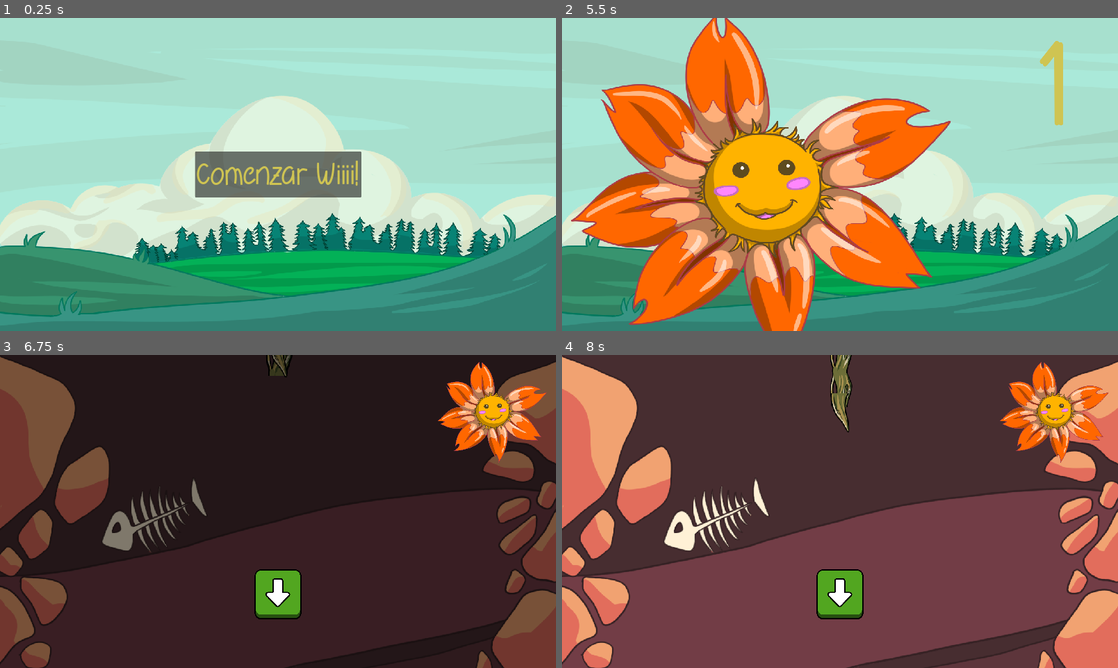
Above: before the commit, frames 1-4 (two rows, left to right).
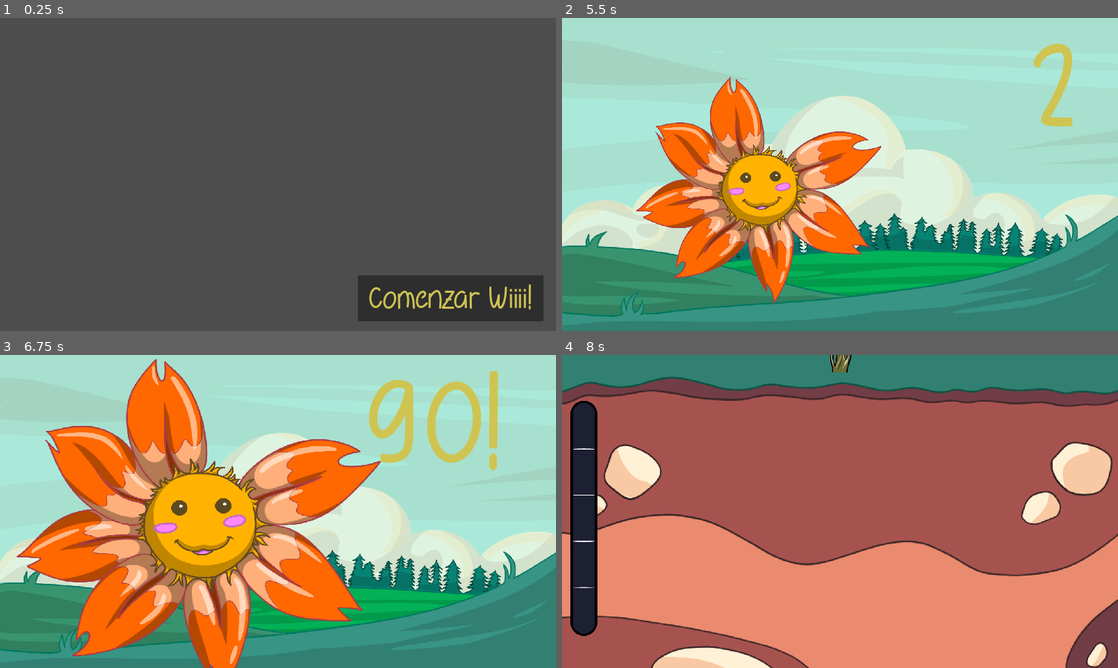
Above: after the commit, the same moments.

Repository: MatiasVME/flower-power
Game: Godot game, scene res://MainScreens/MainMenu/MainMenu.tscn
Same seed, same stepped clock (60 frames per second), same inputs: the game is played once before the commit and once after it. Video files are missing from this copy of the repository; at most half a second of black plays in their place.
Inputs:
- Up to frame 1 (0.25 s): no input
- Up to frame 2 (5.5 s): click "Comenzar Wiiii!" at 0.5 s; hold Right (ui_right) 1.28-2.03 s; hold Down (ui_down) 2.03-2.78 s; hold Right (ui_right) 2.78-4.28 s; hold Left (ui_left) from 4.28 s (still down)
- Up to frame 3 (6.75 s): release Left (ui_left) at 5.78 s; hold Down (ui_down) 5.78-6.53 s; hold Right (ui_right) from 6.53 s (still down)
- Up to frame 4 (8 s): keep holding Right (ui_right)

The runs differ from the first frame. In frame 1, 100% of the frame differs, in the area x 0-100%, y 0-100%; in frame 2, 34%; in frame 3, 100%; in frame 4, 97%.

Commit message:
Varios

Diff:
--- a/Autoload/Main.gd
+++ b/Autoload/Main.gd
@@ -6,6 +6,9 @@
 signal negative_effect()
 
 signal input_key(key) # left | down | right
+
+signal going_crazy()
+signal going_evil()
 
 var can_input := false
 
--- a/Autoload/MusicManager.gd
+++ b/Autoload/MusicManager.gd
@@ -1,7 +1,9 @@
 extends Node
 
+var current_music
 
 func play(music := "level"):
 	match music:
 		"level":
 			$Level.play()
+			current_music = $Level
--- a/Game/Background/Background.tscn
+++ b/Game/Background/Background.tscn
@@ -1,8 +1,40 @@
-[gd_scene load_steps=2 format=3 uid="uid://dmst15xi82uqn"]
+[gd_scene load_steps=7 format=3 uid="uid://dmst15xi82uqn"]
 
-[ext_resource type="Texture2D" uid="uid://dct34rghgvtsm" path="res://Game/Background/plantilla.png" id="1_76qyo"]
+[ext_resource type="Texture2D" uid="uid://b2vol74maphlf" path="res://Game/BackgroundLevel/01. Superior 1-transicion.png" id="1_wx28w"]
+[ext_resource type="Texture2D" uid="uid://dxh7ap2ndvqqr" path="res://Game/BackgroundLevel/02. Superior 2-tramo.png" id="2_n7vc1"]
+[ext_resource type="Texture2D" uid="uid://tacb7r5xfgjo" path="res://Game/BackgroundLevel/03. Intermedio 1-transicion.png" id="3_yeava"]
+[ext_resource type="Texture2D" uid="uid://b6ws5a4q8lq51" path="res://Game/BackgroundLevel/04. Intermedio 2-tramo.png" id="4_to7xp"]
+[ext_resource type="Texture2D" uid="uid://n42hbncf5awa" path="res://Game/BackgroundLevel/05. Profundo 1-transicion.png" id="5_3a1vb"]
+[ext_resource type="Texture2D" uid="uid://dcv77lfennnco" path="res://Game/BackgroundLevel/06. Profundo 2-tramo.png" id="6_5b3nt"]
 
-[node name="Background" type="Sprite2D"]
+[node name="Background" type="Node2D"]
 z_index = -1
-texture = ExtResource("1_76qyo")
+
+[node name="bg1" type="Sprite2D" parent="."]
+texture = ExtResource("1_wx28w")
 centered = false
+
+[node name="bg2" type="Sprite2D" parent="."]
+position = Vector2(0, 1280)
+texture = ExtResource("2_n7vc1")
+centered = false
+
+[node name="bg3" type="Sprite2D" parent="."]
+position = Vector2(0, 2560)
+texture = ExtResource("3_yeava")
+centered = false
+
+[node name="bg4" type="Sprite2D" parent="."]
+position = Vector2(0, 3840)
+texture = ExtResource("4_to7xp")
+centered = false
+
+[node name="bg5" type="Sprite2D" parent="."]
+position = Vector2(0, 5120)
+texture = ExtResource("5_3a1vb")
+centered = false
+
+[node name="bg6" type="Sprite2D" parent="."]
+position = Vector2(0, 6400)
+texture = ExtResource("6_5b3nt")
+centered = false
--- a/Game/Counter/Counter.gd
+++ b/Game/Counter/Counter.gd
@@ -1,8 +1,4 @@
 extends Node2D
-
-
-func _ready():
-	MusicManager.play()
 
 
 func _on_anim_animation_finished(anim_name):
--- a/Game/Counter/Counter.tscn
+++ b/Game/Counter/Counter.tscn
@@ -1,13 +1,18 @@
-[gd_scene load_steps=8 format=3 uid="uid://ocsnr11jg1jf"]
+[gd_scene load_steps=13 format=3 uid="uid://ocsnr11jg1jf"]
 
 [ext_resource type="Script" path="res://Game/Counter/Counter.gd" id="1_hjr0t"]
 [ext_resource type="Texture2D" uid="uid://d260r52vumjpx" path="res://Game/Background/Fondo1.png" id="1_nv8jp"]
 [ext_resource type="Texture2D" uid="uid://bdkaune0uhsge" path="res://Game/HUD/Flor/Flor feliz.png" id="2_ux3p6"]
+[ext_resource type="AudioStream" uid="uid://b8sl03y866yj3" path="res://Sound/1.ogg" id="4_8quac"]
 [ext_resource type="FontFile" uid="uid://l7nrw5flo473" path="res://Fonts/Sunflower.ttf" id="4_il4fd"]
+[ext_resource type="AudioStream" uid="uid://c7y5was0qwhy1" path="res://Sound/3.ogg" id="4_sw8j4"]
+[ext_resource type="AudioStream" uid="uid://dn6nusev6li4" path="res://Sound/ready.ogg" id="4_weorp"]
+[ext_resource type="AudioStream" uid="uid://dr6a6m6j4kf2n" path="res://Sound/2.ogg" id="5_k44qx"]
+[ext_resource type="AudioStream" uid="uid://bupjq7idjf4ni" path="res://Sound/go.ogg" id="7_q0tf8"]
 
 [sub_resource type="Animation" id="Animation_krqu0"]
 resource_name = "Counter"
-length = 6.0
+length = 7.0
 tracks/0/type = "value"
 tracks/0/imported = false
 tracks/0/enabled = true
@@ -15,10 +20,10 @@
 tracks/0/interp = 1
 tracks/0/loop_wrap = true
 tracks/0/keys = {
-"times": PackedFloat32Array(0, 0.2, 2, 4, 6),
-"transitions": PackedFloat32Array(1, 1, 1, 1, 1),
-"update": 0,
-"values": [Vector2(179, 167), Vector2(179, 167), Vector2(179, 167), Vector2(1130, 153), Vector2(1130, 153)]
+"times": PackedFloat32Array(0, 0.2, 2, 4, 5.6, 6),
+"transitions": PackedFloat32Array(1, 1, 1, 1, 1, 1),
+"update": 0,
+"values": [Vector2(179, 167), Vector2(179, 167), Vector2(179, 167), Vector2(1130, 153), Vector2(1130, 153), Vector2(900, 153)]
 }
 tracks/1/type = "value"
 tracks/1/imported = false
@@ -39,10 +44,10 @@
 tracks/2/interp = 1
 tracks/2/loop_wrap = true
 tracks/2/keys = {
-"times": PackedFloat32Array(0, 1.9, 2, 3.9, 4, 6),
-"transitions": PackedFloat32Array(1, 1, 1, 1, 1, 1),
-"update": 1,
-"values": ["3", "3", "2", "2", "1", "1"]
+"times": PackedFloat32Array(0, 3.1, 3.9, 4, 4.9, 5, 5.9, 6),
+"transitions": PackedFloat32Array(1, 1, 1, 1, 1, 1, 1, 1),
+"update": 1,
+"values": ["READY", "3", "3", "2", "2", "1", "1", "GO!"]
 }
 tracks/3/type = "value"
 tracks/3/imported = false
@@ -66,7 +71,43 @@
 "times": PackedFloat32Array(0, 1.8, 2, 3.8, 4, 4.2, 4.8, 6),
 "transitions": PackedFloat32Array(1, 0.5, 1, 0.5, 0.5, 1, 0.5, 1),
 "update": 0,
-"values": [Vector2(0.2, 0.2), Vector2(0.2, 0.2), Vector2(0.4, 0.4), Vector2(0.4, 0.4), Vector2(0.7, 0.7), Vector2(0.6, 0.6), Vector2(0.6, 0.6), Vector2(3, 3)]
+"values": [Vector2(0.2, 0.2), Vector2(0.2, 0.2), Vector2(0.4, 0.4), Vector2(0.4, 0.4), Vector2(0.7, 0.7), Vector2(0.6, 0.6), Vector2(0.6, 0.6), Vector2(1, 1)]
+}
+tracks/5/type = "value"
+tracks/5/imported = false
+tracks/5/enabled = true
+tracks/5/path = NodePath("FlorFeliz:rotation")
+tracks/5/interp = 1
+tracks/5/loop_wrap = true
+tracks/5/keys = {
+"times": PackedFloat32Array(0, 5.3, 6),
+"transitions": PackedFloat32Array(1, -2, 1),
+"update": 0,
+"values": [0.0, 0.0, 12.5664]
+}
+tracks/6/type = "value"
+tracks/6/imported = false
+tracks/6/enabled = true
+tracks/6/path = NodePath("Sound:stream")
+tracks/6/interp = 1
+tracks/6/loop_wrap = true
+tracks/6/keys = {
+"times": PackedFloat32Array(0.5, 3.1, 4.1, 5, 6),
+"transitions": PackedFloat32Array(1, 1, 1, 1, 1),
+"update": 1,
+"values": [ExtResource("4_weorp"), ExtResource("4_sw8j4"), ExtResource("5_k44qx"), ExtResource("4_8quac"), ExtResource("7_q0tf8")]
+}
+tracks/7/type = "value"
+tracks/7/imported = false
+tracks/7/enabled = true
+tracks/7/path = NodePath("Sound:playing")
+tracks/7/interp = 1
+tracks/7/loop_wrap = true
+tracks/7/keys = {
+"times": PackedFloat32Array(0.5, 3.1, 4.1, 5, 6),
+"transitions": PackedFloat32Array(1, 1, 1, 1, 1),
+"update": 1,
+"values": [true, true, true, true, true]
 }
 
 [sub_resource type="Animation" id="Animation_cfxsf"]
@@ -130,6 +171,42 @@
 "transitions": PackedFloat32Array(1),
 "update": 0,
 "values": [Vector2(0.2, 0.2)]
+}
+tracks/5/type = "value"
+tracks/5/imported = false
+tracks/5/enabled = true
+tracks/5/path = NodePath("FlorFeliz:rotation")
+tracks/5/interp = 1
+tracks/5/loop_wrap = true
+tracks/5/keys = {
+"times": PackedFloat32Array(0),
+"transitions": PackedFloat32Array(1),
+"update": 0,
+"values": [0.0]
+}
+tracks/6/type = "value"
+tracks/6/imported = false
+tracks/6/enabled = true
+tracks/6/path = NodePath("Sound:stream")
+tracks/6/interp = 1
+tracks/6/loop_wrap = true
+tracks/6/keys = {
+"times": PackedFloat32Array(0),
+"transitions": PackedFloat32Array(1),
+"update": 1,
+"values": [ExtResource("4_8quac")]
+}
+tracks/7/type = "value"
+tracks/7/imported = false
+tracks/7/enabled = true
+tracks/7/path = NodePath("Sound:playing")
+tracks/7/interp = 1
+tracks/7/loop_wrap = true
+tracks/7/keys = {
+"times": PackedFloat32Array(0),
+"transitions": PackedFloat32Array(1),
+"update": 1,
+"values": [false]
 }
 
 [sub_resource type="AnimationLibrary" id="AnimationLibrary_j6m5f"]
@@ -176,4 +253,8 @@
 horizontal_alignment = 1
 vertical_alignment = 1
 
+[node name="Sound" type="AudioStreamPlayer" parent="."]
+stream = ExtResource("4_8quac")
+pitch_scale = 1.4
+
 [connection signal="animation_finished" from="Anim" to="." method="_on_anim_animation_finished"]
--- /dev/null
+++ b/Game/End/End1.gd
@@ -0,0 +1,9 @@
+extends Control
+
+
+func _ready():
+	$VideoStreamPlayer.play()
+
+
+func _on_video_stream_player_finished():
+	Curtain.change_scene_to_file("res://Game/End/End2.tscn")
--- /dev/null
+++ b/Game/End/End1.tscn
@@ -0,0 +1,21 @@
+[gd_scene load_steps=3 format=3 uid="uid://diwl68wsplv2c"]
+
+[ext_resource type="VideoStream" path="res://Videos/End1.ogv" id="1_7a3nw"]
+[ext_resource type="Script" path="res://Game/End/End1.gd" id="1_ahpob"]
+
+[node name="End1" type="Control"]
+layout_mode = 3
+anchors_preset = 15
+anchor_right = 1.0
+anchor_bottom = 1.0
+grow_horizontal = 2
+grow_vertical = 2
+script = ExtResource("1_ahpob")
+
+[node name="VideoStreamPlayer" type="VideoStreamPlayer" parent="."]
+layout_mode = 0
+offset_right = 40.0
+offset_bottom = 40.0
+stream = ExtResource("1_7a3nw")
+
+[connection signal="finished" from="VideoStreamPlayer" to="." method="_on_video_stream_player_finished"]
--- /dev/null
+++ b/Game/End/End2.gd
@@ -0,0 +1,5 @@
+extends Control
+
+
+func _ready():
+	$VideoStreamPlayer.play()
--- /dev/null
+++ b/Game/End/End2.tscn
@@ -0,0 +1,19 @@
+[gd_scene load_steps=3 format=3 uid="uid://c52hpwa5xi0wh"]
+
+[ext_resource type="Script" path="res://Game/End/End2.gd" id="1_dixrt"]
+[ext_resource type="VideoStream" path="res://Videos/End2.ogv" id="1_hnmb8"]
+
+[node name="End2" type="Control"]
+layout_mode = 3
+anchors_preset = 15
+anchor_right = 1.0
+anchor_bottom = 1.0
+grow_horizontal = 2
+grow_vertical = 2
+script = ExtResource("1_dixrt")
+
+[node name="VideoStreamPlayer" type="VideoStreamPlayer" parent="."]
+layout_mode = 0
+offset_right = 40.0
+offset_bottom = 40.0
+stream = ExtResource("1_hnmb8")
--- a/Game/Game.gd
+++ b/Game/Game.gd
@@ -1 +1,6 @@
 extends Node2D
+
+
+func _ready():
+	MusicManager.play()
+	$HUD.get_node("Progressbar").setup()
--- a/Game/Game.tscn
+++ b/Game/Game.tscn
@@ -8,11 +8,13 @@
 [ext_resource type="PackedScene" uid="uid://q6hk81b311vm" path="res://Game/Root/Root.tscn" id="5_gnqid"]
 [ext_resource type="PackedScene" uid="uid://ccc3amjfoo480" path="res://Game/Objective/objective.tscn" id="5_gv825"]
 [ext_resource type="AudioStream" uid="uid://bv7xtc4657hdf" path="res://Sound/clap.ogg" id="8_jbj1q"]
+[ext_resource type="AudioStream" uid="uid://bjswidyn74jyh" path="res://Sound/wrong.ogg" id="8_ns05l"]
 
 [node name="Game" type="Node2D"]
 script = ExtResource("1_8jeba")
 
 [node name="Background" parent="." instance=ExtResource("2_j0lyt")]
+metadata/_edit_lock_ = true
 
 [node name="Inputs" type="Node" parent="."]
 script = ExtResource("3_6ej87")
@@ -39,73 +41,33 @@
 
 [node name="Objective2" parent="Objectives" instance=ExtResource("5_gv825")]
 position = Vector2(640, 160)
-dir = Vector2(-1, 0)
+dir = Vector2(0, -1)
 
 [node name="Objective3" parent="Objectives" instance=ExtResource("5_gv825")]
-position = Vector2(560, 160)
-dir = Vector2(-1, 0)
+position = Vector2(640, 240)
+dir = Vector2(0, -1)
 
 [node name="Objective4" parent="Objectives" instance=ExtResource("5_gv825")]
-position = Vector2(480, 160)
+position = Vector2(640, 320)
 dir = Vector2(0, -1)
 
 [node name="Objective5" parent="Objectives" instance=ExtResource("5_gv825")]
-position = Vector2(480, 240)
+position = Vector2(640, 400)
 dir = Vector2(0, -1)
 
 [node name="Objective6" parent="Objectives" instance=ExtResource("5_gv825")]
-position = Vector2(480, 320)
+position = Vector2(640, 480)
 dir = Vector2(0, -1)
 
 [node name="Objective7" parent="Objectives" instance=ExtResource("5_gv825")]
-position = Vector2(480, 400)
-dir = Vector2(1, 0)
-
-[node name="Objective8" parent="Objectives" instance=ExtResource("5_gv825")]
-position = Vector2(560, 400)
-dir = Vector2(1, 0)
-
-[node name="Objective9" parent="Objectives" instance=ExtResource("5_gv825")]
-position = Vector2(640, 400)
-dir = Vector2(1, 0)
-
-[node name="Objective10" parent="Objectives" instance=ExtResource("5_gv825")]
-position = Vector2(720, 400)
-dir = Vector2(1, 0)
-
-[node name="Objective11" parent="Objectives" instance=ExtResource("5_gv825")]
-position = Vector2(800, 400)
-dir = Vector2(1, 0)
-
-[node name="Objective12" parent="Objectives" instance=ExtResource("5_gv825")]
-position = Vector2(880, 400)
-dir = Vector2(0, -1)
-
-[node name="Objective13" parent="Objectives" instance=ExtResource("5_gv825")]
-position = Vector2(880, 480)
-dir = Vector2(-1, 0)
-
-[node name="Objective14" parent="Objectives" instance=ExtResource("5_gv825")]
-position = Vector2(800, 480)
-dir = Vector2(0, -1)
-
-[node name="Objective15" parent="Objectives" instance=ExtResource("5_gv825")]
-position = Vector2(800, 560)
-dir = Vector2(1, 0)
-
-[node name="Objective16" parent="Objectives" instance=ExtResource("5_gv825")]
-position = Vector2(880, 560)
-dir = Vector2(0, -1)
-
-[node name="Objective17" parent="Objectives" instance=ExtResource("5_gv825")]
-position = Vector2(880, 640)
-dir = Vector2(0, -1)
-
-[node name="Objective18" parent="Objectives" instance=ExtResource("5_gv825")]
-position = Vector2(880, 720)
+position = Vector2(640, 560)
 dir = Vector2(0, -1)
 
 [node name="Clap" type="AudioStreamPlayer" parent="."]
 stream = ExtResource("8_jbj1q")
 
+[node name="Wrong" type="AudioStreamPlayer" parent="."]
+stream = ExtResource("8_ns05l")
+pitch_scale = 1.3
+
 [node name="HUD" parent="." instance=ExtResource("2_4tgiw")]
--- a/Game/HUD/HUD.gd
+++ b/Game/HUD/HUD.gd
@@ -3,8 +3,17 @@
 
 func _ready():
 	Main.input_key.connect(_on_input_key)
+	Main.going_crazy.connect(_on_going_crazy)
+	Main.going_evil.connect(_on_going_evil)
 
 
 func _on_input_key(key):
-	print(key)
 	$Key.play(key)
+
+
+func _on_going_crazy():
+	$Flower.play("happy")
+
+
+func _on_going_evil():
+	$Flower.play("evil")
--- a/Game/HUD/HUD.tscn
+++ b/Game/HUD/HUD.tscn
@@ -1,51 +1,7 @@
-[gd_scene load_steps=16 format=3 uid="uid://bd0c7dbh4dss4"]
+[gd_scene load_steps=5 format=3 uid="uid://bd0c7dbh4dss4"]
 
-[ext_resource type="Texture2D" uid="uid://drno61nilyf22" path="res://Game/HUD/Flor/Flor locura.png" id="1_bxavq"]
 [ext_resource type="Script" path="res://Game/HUD/HUD.gd" id="1_ov8kc"]
-[ext_resource type="Texture2D" uid="uid://bjah1rhmei5ic" path="res://Game/HUD/Flor/Flor demente.png" id="2_syl3v"]
-[ext_resource type="Texture2D" uid="uid://bdkaune0uhsge" path="res://Game/HUD/Flor/Flor feliz.png" id="3_fwrjl"]
-[ext_resource type="Texture2D" uid="uid://dkjak6e4ape0a" path="res://Game/HUD/Flor/Flor dolor.png" id="4_rawbf"]
-[ext_resource type="Texture2D" uid="uid://hfpggtw0vdnw" path="res://Game/HUD/Key/Down-00.png" id="6_hwx1p"]
-[ext_resource type="Texture2D" uid="uid://3iqfwya3xdck" path="res://Game/HUD/Key/Down-01.png" id="7_7ooue"]
-[ext_resource type="Texture2D" uid="uid://c3py6b5h150vl" path="res://Game/HUD/Key/Left-00.png" id="8_qqc5b"]
-[ext_resource type="Texture2D" uid="uid://bh8hgqul7s5jd" path="res://Game/HUD/Key/Left-01.png" id="9_5868y"]
-[ext_resource type="Texture2D" uid="uid://dqkkq8jw5fq6s" path="res://Game/HUD/Key/Right-00.png" id="10_lfws6"]
-[ext_resource type="Texture2D" uid="uid://taxrahtk5mm2" path="res://Game/HUD/Key/Right-01.png" id="11_ny1i3"]
-
-[sub_resource type="SpriteFrames" id="SpriteFrames_tk5i2"]
-animations = [{
-"frames": [{
-"duration": 1.0,
-"texture": ExtResource("1_bxavq")
-}],
-"loop": true,
-"name": &"angry",
-"speed": 5.0
-}, {
-"frames": [{
-"duration": 1.0,
-"texture": ExtResource("2_syl3v")
-}],
-"loop": true,
-"name": &"happy",
-"speed": 5.0
-}, {
-"frames": [{
-"duration": 1.0,
-"texture": ExtResource("3_fwrjl")
-}],
-"loop": true,
-"name": &"normal",
-"speed": 5.0
-}, {
-"frames": [{
-"duration": 1.0,
-"texture": ExtResource("4_rawbf")
-}],
-"loop": true,
-"name": &"ouch",
-"speed": 5.0
-}]
+[ext_resource type="PackedScene" uid="uid://x6ry6hhtymfq" path="res://Game/HUD/Progressbar/Progressbar.tscn" id="12_hc20u"]
 
 [sub_resource type="Animation" id="Animation_br5q5"]
 resource_name = "Show"
@@ -55,50 +11,12 @@
 "Show": SubResource("Animation_br5q5")
 }
 
-[sub_resource type="SpriteFrames" id="SpriteFrames_dolqq"]
-animations = [{
-"frames": [{
-"duration": 1.0,
-"texture": ExtResource("6_hwx1p")
-}, {
-"duration": 1.0,
-"texture": ExtResource("7_7ooue")
-}],
-"loop": true,
-"name": &"down",
-"speed": 5.0
-}, {
-"frames": [{
-"duration": 1.0,
-"texture": ExtResource("8_qqc5b")
-}, {
-"duration": 1.0,
-"texture": ExtResource("9_5868y")
-}],
-"loop": true,
-"name": &"left",
-"speed": 5.0
-}, {
-"frames": [{
-"duration": 1.0,
-"texture": ExtResource("10_lfws6")
-}, {
-"duration": 1.0,
-"texture": ExtResource("11_ny1i3")
-}],
-"loop": true,
-"name": &"right",
-"speed": 5.0
-}]
-
 [node name="HUD" type="CanvasLayer"]
 script = ExtResource("1_ov8kc")
 
 [node name="Flower" type="AnimatedSprite2D" parent="."]
 position = Vector2(1129, 133)
 scale = Vector2(0.3, 0.3)
-sprite_frames = SubResource("SpriteFrames_tk5i2")
-animation = &"normal"
 
 [node name="Anim" type="AnimationPlayer" parent="Flower"]
 libraries = {
@@ -108,5 +26,5 @@
 [node name="Key" type="AnimatedSprite2D" parent="."]
 position = Vector2(640, 550)
 scale = Vector2(0.3, 0.3)
-sprite_frames = SubResource("SpriteFrames_dolqq")
-animation = &"right"
+
+[node name="Progressbar" parent="." instance=ExtResource("12_hc20u")]
--- /dev/null
+++ b/Game/HUD/Progressbar/Progressbar.gd
@@ -0,0 +1,19 @@
+extends Node2D
+
+
+func setup():
+	$Progressbar.max_value = MusicManager.current_music["stream"].get_length()
+	$Timer.start()
+
+
+func _on_timer_timeout():
+	$Progressbar.value += 1
+
+	if $Progressbar.value == 75: # 75
+		Main.going_crazy.emit()
+	elif $Progressbar.value == 88: # 88
+		Main.going_evil.emit()
+	elif $Progressbar.value == 120: # 120
+		Curtain.change_scene_to_file("res://Game/End/End1.tscn")
+
+	print($Progressbar.value)
--- /dev/null
+++ b/Game/HUD/Progressbar/Progressbar.tscn
@@ -0,0 +1,20 @@
+[gd_scene load_steps=4 format=3 uid="uid://x6ry6hhtymfq"]
+
+[ext_resource type="Texture2D" uid="uid://c3yeck6i6ftrn" path="res://Game/HUD/Progressbar/Bar-Empty.png" id="1_amsef"]
+[ext_resource type="Script" path="res://Game/HUD/Progressbar/Progressbar.gd" id="1_l7rb6"]
+[ext_resource type="Texture2D" uid="uid://b0rc4eigjdixu" path="res://Game/HUD/Progressbar/Bar-Complete.png" id="2_8vy8j"]
+
+[node name="Progressbar" type="Node2D"]
+position = Vector2(0, 66)
+script = ExtResource("1_l7rb6")
+
+[node name="Progressbar" type="TextureProgressBar" parent="."]
+offset_right = 40.0
+offset_bottom = 40.0
+fill_mode = 2
+texture_under = ExtResource("1_amsef")
+texture_progress = ExtResource("2_8vy8j")
+
+[node name="Timer" type="Timer" parent="."]
+
+[connection signal="timeout" from="Timer" to="." method="_on_timer_timeout"]
--- a/Game/Inputs.gd
+++ b/Game/Inputs.gd
@@ -10,18 +10,18 @@
 				owner.get_node("Clap").play()
 				Main.positive_effect.emit()
 		else:
-			print("OwO")
+			owner.get_node("Wrong").play()
 	elif Input.is_action_just_pressed("ui_down"):
 		if Main.can_input:
 			if Main.current_direction.normalized().round() == Vector2.DOWN:
 				owner.get_node("Clap").play()
 				Main.positive_effect.emit()
 		else:
-			print("OwO")
+			owner.get_node("Wrong").play()
 	elif Input.is_action_just_pressed("ui_right"):
 		if Main.can_input:
 			if Main.current_direction.normalized().round() == Vector2.RIGHT:
 				owner.get_node("Clap").play()
 				Main.positive_effect.emit()
 		else:
-			print("OwO")
+			owner.get_node("Wrong").play()
--- a/Game/Movements.gd
+++ b/Game/Movements.gd
@@ -4,7 +4,7 @@
 const REC_ROOT_IMG = preload("res://Game/Root/root_image.tscn")
 
 const IMAGE_SIZE = 80
-const VELOCITY = 100
+const VELOCITY = 80
 
 # Root
 var root
--- a/Game/Root/Root.gd
+++ b/Game/Root/Root.gd
@@ -5,7 +5,18 @@
 
 func _ready():
 	Main.positive_effect.connect(_on_positive_effect)
+	Main.input_key.connect(_on_input_key)
 
 
 func _on_positive_effect():
 	$Camera/Anim.play("WII_EFFECT")
+
+
+func _on_input_key(key):
+	match key:
+		"left":
+			$RootImage.rotation_degrees = 90
+		"down":
+			$RootImage.rotation_degrees = 0
+		"right":
+			$RootImage.rotation_degrees = -90
--- a/Game/Root/Root.tscn
+++ b/Game/Root/Root.tscn
@@ -90,14 +90,15 @@
 
 [node name="RootImage" parent="." instance=ExtResource("2_tx8j8")]
 z_index = 1
-animation = &"tip"
+animation = &"default"
 
 [node name="Area" type="Area2D" parent="."]
 
 [node name="Collisioin" type="CollisionShape2D" parent="Area"]
-shape = SubResource("RectangleShape2D_y4j0p")
+shape = SubResource("RectangleShape2D_7r5f8")
 
 [node name="Camera" type="Camera2D" parent="."]
+current = true
 process_callback = 0
 limit_left = 0
 limit_top = 0
--- a/MainScreens/MainMenu/MainMenu.gd
+++ b/MainScreens/MainMenu/MainMenu.gd
@@ -1,4 +1,8 @@
 extends Control
+
+
+func _ready():
+	$BackgroundVideo.play()
 
 
 func _on_start_pressed():
--- a/MainScreens/MainMenu/MainMenu.tscn
+++ b/MainScreens/MainMenu/MainMenu.tscn
@@ -1,7 +1,7 @@
 [gd_scene load_steps=4 format=3 uid="uid://cvo21r5bivbi7"]
 
 [ext_resource type="Script" path="res://MainScreens/MainMenu/MainMenu.gd" id="1_smk1l"]
-[ext_resource type="Texture2D" uid="uid://d260r52vumjpx" path="res://Game/Background/Fondo1.png" id="2_vchfc"]
+[ext_resource type="VideoStream" path="res://Videos/Start.ogv" id="2_qcv8k"]
 [ext_resource type="FontFile" uid="uid://l7nrw5flo473" path="res://Fonts/Sunflower.ttf" id="3_45ukj"]
 
 [node name="MainMenu" type="Control"]
@@ -13,34 +13,25 @@
 grow_vertical = 2
 script = ExtResource("1_smk1l")
 
-[node name="Background" type="TextureRect" parent="."]
-layout_mode = 0
-offset_right = 40.0
-offset_bottom = 40.0
-texture = ExtResource("2_vchfc")
-
-[node name="Center" type="CenterContainer" parent="."]
+[node name="BackgroundVideo" type="VideoStreamPlayer" parent="."]
 layout_mode = 1
-anchors_preset = 8
-anchor_left = 0.5
-anchor_top = 0.5
-anchor_right = 0.5
-anchor_bottom = 0.5
-offset_left = -20.0
-offset_top = -20.0
-offset_right = 20.0
-offset_bottom = 20.0
+anchors_preset = 15
+anchor_right = 1.0
+anchor_bottom = 1.0
 grow_horizontal = 2
 grow_vertical = 2
+stream = ExtResource("2_qcv8k")
+metadata/_edit_use_anchors_ = true
 
-[node name="VBox" type="VBoxContainer" parent="Center"]
+[node name="Start" type="Button" parent="."]
 layout_mode = 2
-
-[node name="Start" type="Button" parent="Center/VBox"]
-layout_mode = 2
+offset_left = 824.0
+offset_top = 592.0
+offset_right = 1251.0
+offset_bottom = 698.0
 theme_override_colors/font_color = Color(0.811765, 0.768627, 0.321569, 1)
 theme_override_fonts/font = ExtResource("3_45ukj")
 theme_override_font_sizes/font_size = 64
 text = "Comenzar Wiiii!"
 
-[connection signal="pressed" from="Center/VBox/Start" to="." method="_on_start_pressed"]
+[connection signal="pressed" from="Start" to="." method="_on_start_pressed"]
Binary file removed: Art/ROOT .png
Not shown, removed: Art/ROOT .png.import
Binary file removed: Art/subsuelo-boceto/Mesa de trabajo 1.png
Not shown, removed: Art/subsuelo-boceto/Mesa de trabajo 1.png.import
Binary file removed: Art/subsuelo-boceto/Mesa de trabajo 10.png
Not shown, removed: Art/subsuelo-boceto/Mesa de trabajo 10.png.import
Binary file removed: Art/subsuelo-boceto/Mesa de trabajo 11.png
Not shown, removed: Art/subsuelo-boceto/Mesa de trabajo 11.png.import
Binary file removed: Art/subsuelo-boceto/Mesa de trabajo 12.png
Not shown, removed: Art/subsuelo-boceto/Mesa de trabajo 12.png.import
Binary file removed: Art/subsuelo-boceto/Mesa de trabajo 2.png
Not shown, removed: Art/subsuelo-boceto/Mesa de trabajo 2.png.import
(and 50 more such lines)
